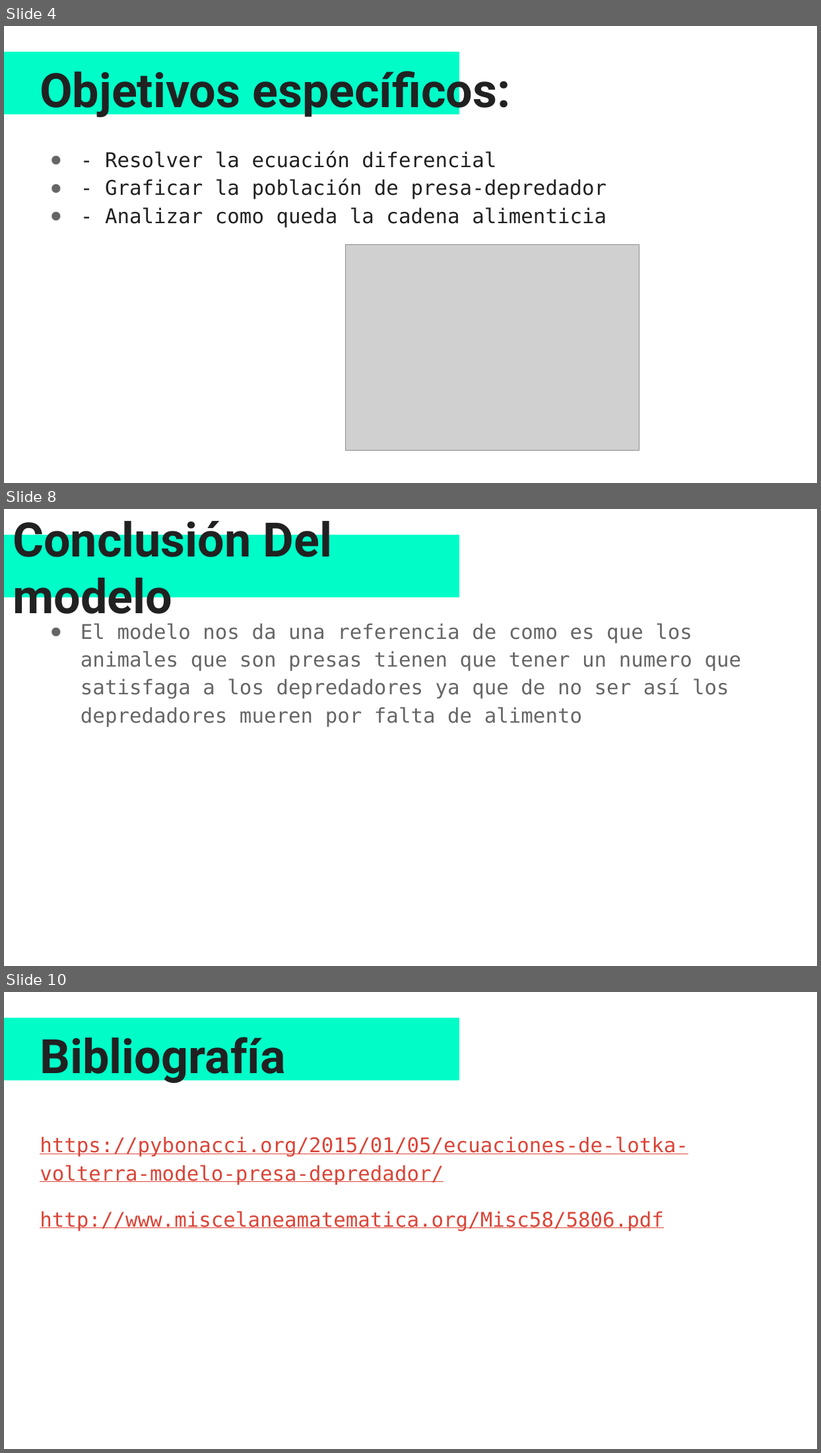
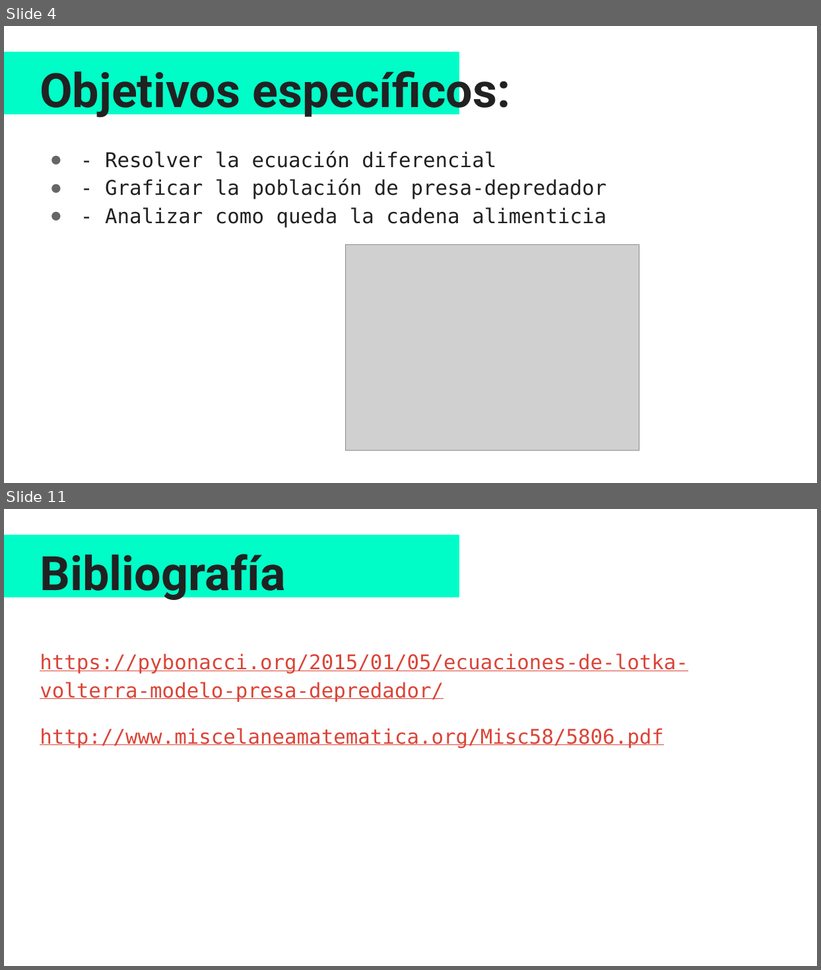
Before and after one commit to Carolina1002/proyecto_modulo3, a slide deck: Modelo lotka-volterra.pptx. Shown one above the other, each under a label of ours: slides 4, 8 and 10 before the commit, slides 4 and 11 after it; the slides between them are not shown. The pictures are 821x1453 and 821x970 pixels, drawn with LibreOffice and Linux fonts; fonts in the diff are those of the drawing; grey boxes stand for pictures. Boxes give left, top, right and bottom in pixels: in the first picture for what was removed or moved away, otherwise in the second. Text is boxed around its words. In the diff, an @@ line names an element or a change of style, - is before the commit and + after.

```diff
--- a/Modelo lotka-volterra.pptx
+++ b/Modelo lotka-volterra.pptx
@@ slide 8 removed at bbox=[4, 509, 817, 966], background #FFFFFF @@
@@ rectangle removed at bbox=[5, 535, 459, 597] @@
-Conclusión Del modelo
@@ text removed at bbox=[81, 623, 742, 727] @@
-● El modelo nos da una referencia de como es que los animales que son presas tienen que tener un numero que satisfaga a los depredadores ya que de no ser así los depredadores mueren por falta de alimento
@@ what was slide 10 is now slide 11 @@
```
Also in this commit, not shown: 6 slides changed, 2 slides added, 1 other file.
